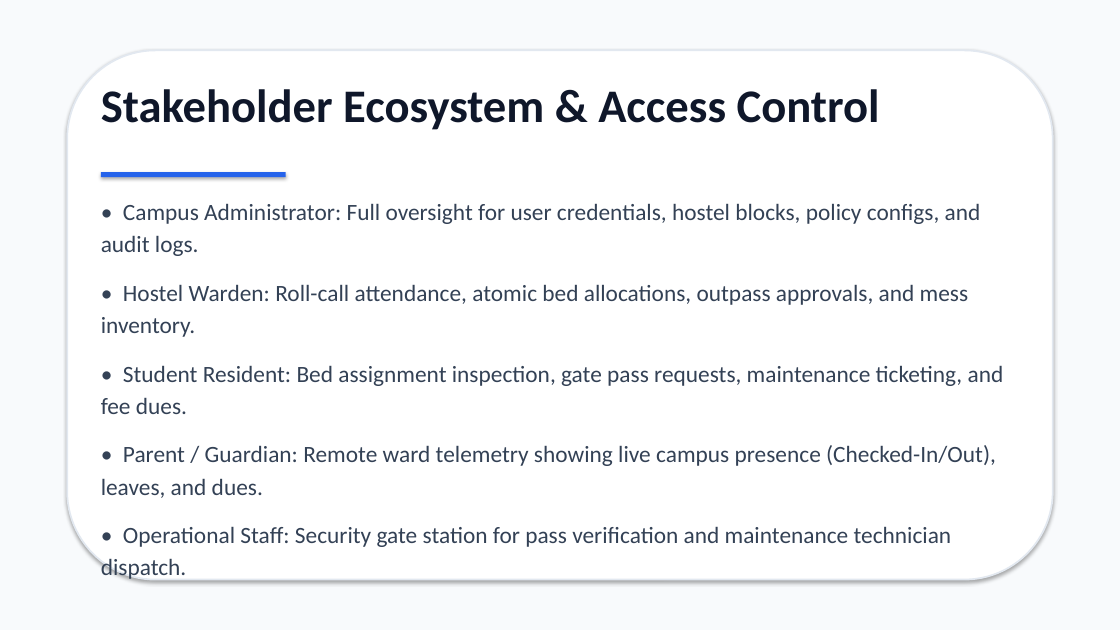
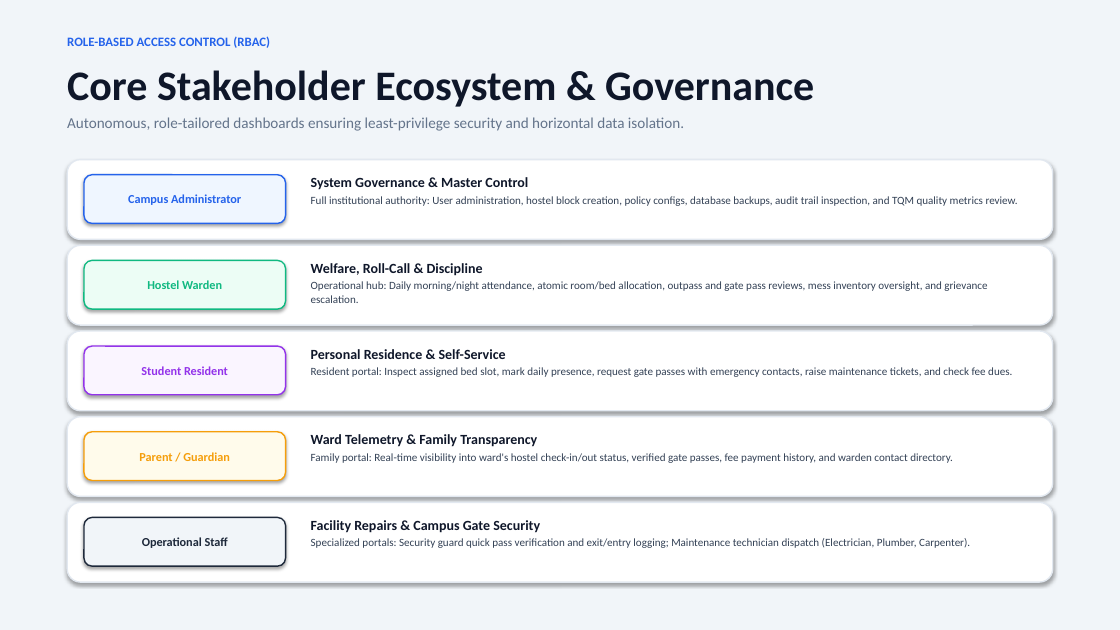
Before and after one commit to himanshi-19rawat/Hostel-Management-System, a slide deck: slide 3 of Hostel_Management_System_Presentation.pptx. Drawn at 1120x630 pixels with LibreOffice and Linux fonts; fonts in the diff are those of the drawing. Boxes give left, top, right and bottom in pixels: in the first picture for what was removed or moved away, otherwise in the second. Text is boxed around its words. In the diff, an @@ line names an element or a change of style, - is before the commit and + after.

Commit message:
docs(presentation): proper 9-slide academic deck with high-impact visual card styling

```diff
--- a/Hostel_Management_System_Presentation.pptx
+++ b/Hostel_Management_System_Presentation.pptx
@@ rectangle at (0,0,1120,630): fill #F8FAFC to #F1F5F9 @@
@@ text added at (67,36,270,48), 11 pt, text #2563EB, bold @@
+ROLE-BASED ACCESS CONTROL (RBAC)
@@ text at (67,70,814,107): text changed; size 40 to 36 pt @@
-Stakeholder Ecosystem & Access Control
+Core Stakeholder Ecosystem & Governance
@@ text added at (67,117,684,131), 13 pt, text #64748B @@
+Autonomous, role-tailored dashboards ensuring least-privilege security and horizontal data isolation.
@@ rounded rectangle added at (67,160,1053,239), fill #FFFFFF, outline #E2E8F0 1.2 pt @@
@@ rounded rectangle added at (84,175,286,223), fill #EFF6FF, outline #2563EB 1.2 pt, 10.5 pt, text #2563EB, bold @@
+Campus Administrator
@@ rectangle removed at (101,172,286,177) @@
@@ text added at (311,177,1018,206), 9.5 pt, text #334155 @@
+System Governance & Master Control
+Full institutional authority: User administration, hostel block creation, policy configs, database backups, audit trail inspection, and TQM quality metrics review.
@@ text removed at (101,203,1004,547) @@
-• Campus Administrator: Full oversight for user credentials, hostel blocks, policy configs, and audit logs.
-• Hostel Warden: Roll-call attendance, atomic bed allocations, outpass approvals, and mess inventory.
-• Student Resident: Bed assignment inspection, gate pass requests, maintenance ticketing, and fee dues.
-• Parent / Guardian: Remote ward telemetry showing live campus presence (Checked-In/Out), leaves, and dues.
-• Operational Staff: Security gate station for pass verification and maintenance technician dispatch.
@@ rounded rectangle: place and size @@
-rounded rectangle at (67,50,1053,580)
+rounded rectangle at (67,245,1053,325)
@@ rounded rectangle at (67,245,1053,325): outline #E2E8F0 1.5 pt to #E2E8F0 1.2 pt @@
@@ rounded rectangle added at (84,260,286,309), fill #ECFDF5, outline #10B981 1.2 pt, 10.5 pt, text #10B981, bold @@
+Hostel Warden
@@ text added at (311,263,987,303), 9.5 pt, text #334155 @@
+Welfare, Roll-Call & Discipline
+Operational hub: Daily morning/night attendance, atomic room/bed allocation, outpass and gate pass reviews, mess inventory oversight, and grievance escalation.
@@ rounded rectangle added at (67,331,1053,411), fill #FFFFFF, outline #E2E8F0 1.2 pt @@
@@ rounded rectangle added at (84,346,286,395), fill #FAF5FF, outline #9333EA 1.2 pt, 10.5 pt, text #9333EA, bold @@
+Student Resident
@@ text added at (311,349,1012,377), 9.5 pt, text #334155 @@
+Personal Residence & Self-Service
+Resident portal: Inspect assigned bed slot, mark daily presence, request gate passes with emergency contacts, raise maintenance tickets, and check fee dues.
@@ rounded rectangle added at (67,417,1053,497), fill #FFFFFF, outline #E2E8F0 1.2 pt @@
@@ rounded rectangle added at (84,432,286,481), fill #FFFBEB, outline #F59E0B 1.2 pt, 10.5 pt, text #F59E0B, bold @@
+Parent / Guardian
@@ text added at (311,434,953,463), 9.5 pt, text #334155 @@
+Ward Telemetry & Family Transparency
+Family portal: Real-time visibility into ward's hostel check-in/out status, verified gate passes, fee payment history, and warden contact directory.
@@ rounded rectangle added at (67,502,1053,582), fill #FFFFFF, outline #E2E8F0 1.2 pt @@
@@ rounded rectangle added at (84,518,286,566), fill #F1F5F9, outline #1E293B 1.2 pt, 10.5 pt, text #1E293B, bold @@
+Operational Staff
@@ text added at (311,520,970,548), 9.5 pt, text #334155 @@
+Facility Repairs & Campus Gate Security
+Specialized portals: Security guard quick pass verification and exit/entry logging; Maintenance technician dispatch (Electrician, Plumber, Carpenter).
```
Also in this commit, not shown: 4 other slides changed, 4 slides added, 4 slides removed, 2 other files.
